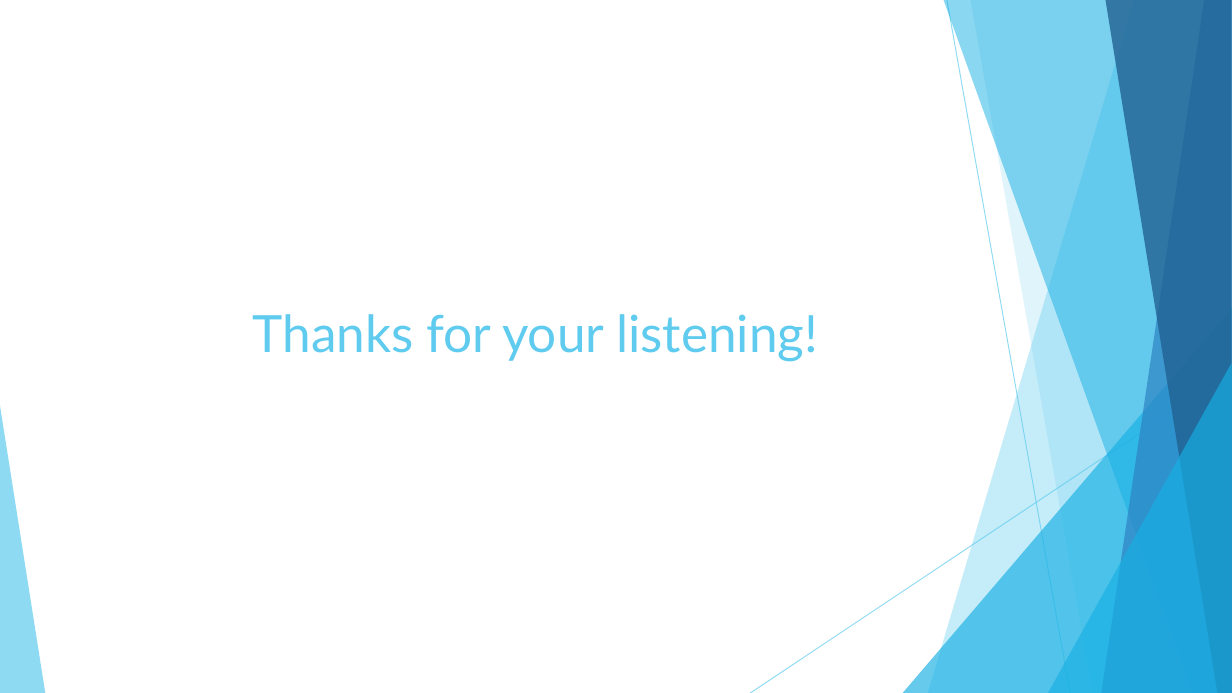
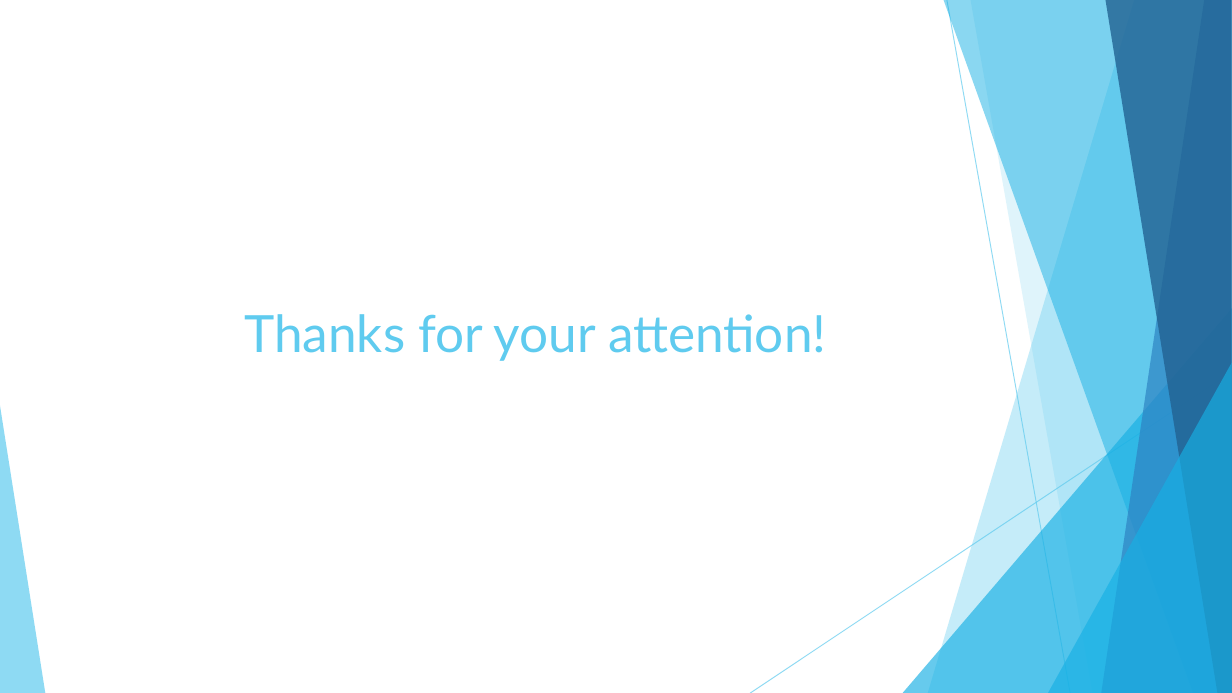
Before and after one commit to alechuang98/ComputerIntroduction, a slide deck: slide 13 of introCS_PST.pptx (slide 12 before the commit). Drawn at 1232x693 pixels with LibreOffice and Linux fonts; fonts in the diff are those of the drawing. Boxes give left, top, right and bottom in pixels: in the first picture for what was removed or moved away, otherwise in the second. Text is boxed around its words. In the diff, an @@ line names an element or a change of style, - is before the commit and + after.

```diff
--- a/introCS_PST.pptx
+++ b/introCS_PST.pptx
@@ title at bbox=[244, 314, 826, 361]: text changed @@
-Thanks for your listening!
+Thanks for your attention!
```
Also in this commit, not shown: 2 other slides changed, 1 slide added.
